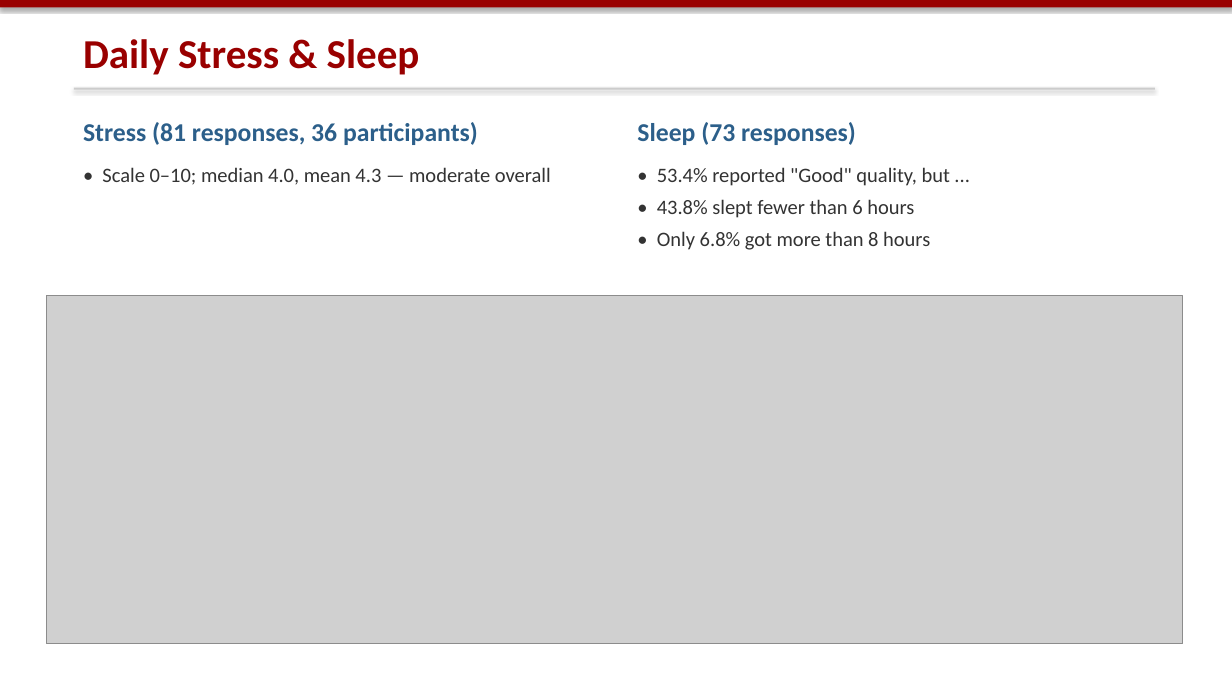
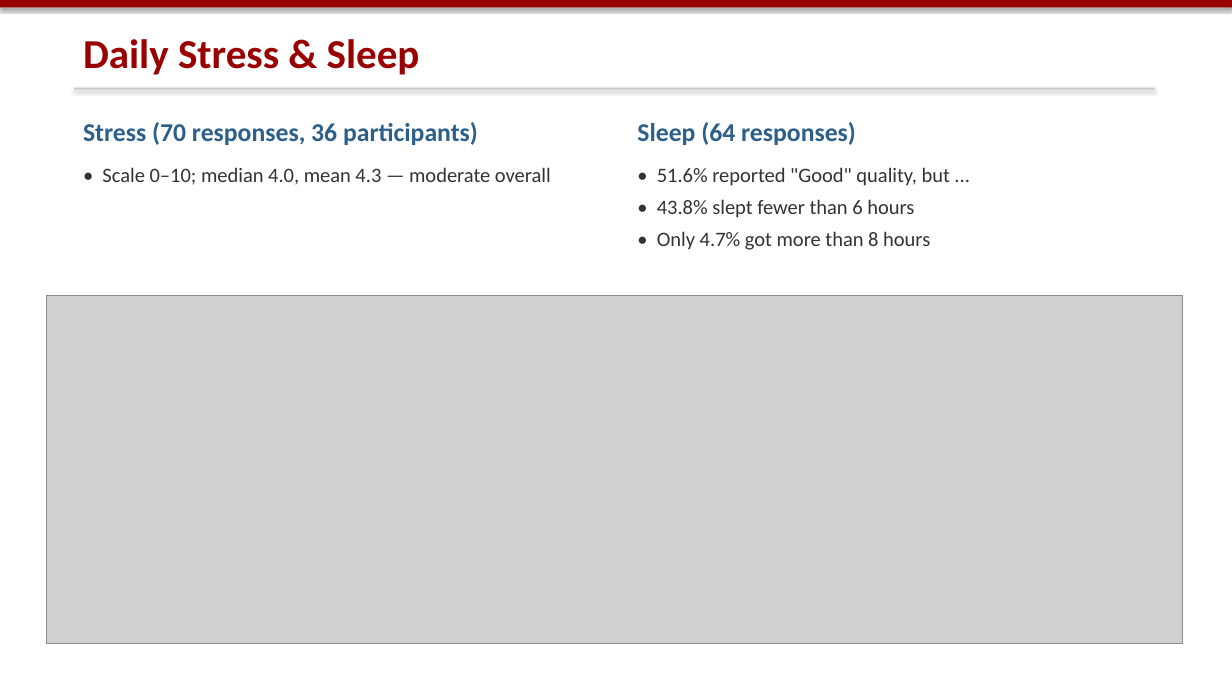
Before and after one commit to dtu-digital-health/UbiLife, a slide deck: slide 13 of reports/ubilife_presentation.pptx. Drawn at 1232x693 pixels with LibreOffice and Linux fonts; fonts in the diff are those of the drawing; grey boxes stand for pictures. Boxes give left, top, right and bottom in pixels: in the first picture for what was removed or moved away, otherwise in the second. Text is boxed around its words. In the diff, an @@ line names an element or a change of style, - is before the commit and + after.

Commit message:
Update report and slides to corrected survey/heartbeat numbers
- Local-time (Europe/Helsinki) heartbeat coverage: 33.4% mean, 37 participants;
  add Oct 13-16 coverage figure (39 participants, 37.6%)
- Survey counts after offboarding split and duplicate removal (711/561/150)
- One response per participant: onboarding 38, WHO-5 37, BFI-10 42; updated
  demographics, WHO-5 and BFI-10 statistics, stress/sleep counts
- Processed-file tables: new row counts, cognition parquet files
- Slides: same numbers, regenerated figures
- Add reports/images/dtu.png so the report compiles from a clean checkout

```diff
--- a/reports/ubilife_presentation.pptx
+++ b/reports/ubilife_presentation.pptx
@@ text at (x1=83, y1=122, x2=478, y2=145): text changed @@
-Stress (81 responses, 36 participants)
+Stress (70 responses, 36 participants)
@@ text at (x1=637, y1=122, x2=856, y2=145): text changed @@
-Sleep (73 responses)
+Sleep (64 responses)
@@ text at (x1=657, y1=167, x2=950, y2=186): text changed @@
-• 53.4% reported "Good" quality, but ...
+• 51.6% reported "Good" quality, but ...
@@ text at (x1=657, y1=231, x2=930, y2=250): text changed @@
-• Only 6.8% got more than 8 hours
+• Only 4.7% got more than 8 hours
```
Also in this commit, not shown: 8 other slides changed, 3 other files.
